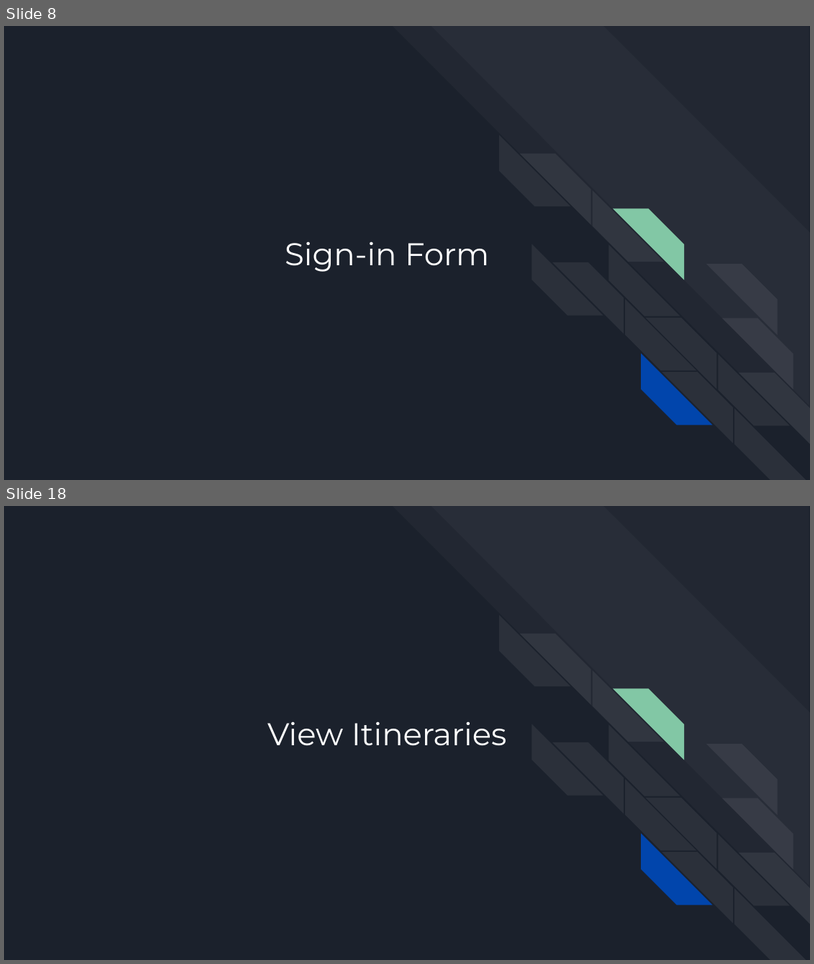
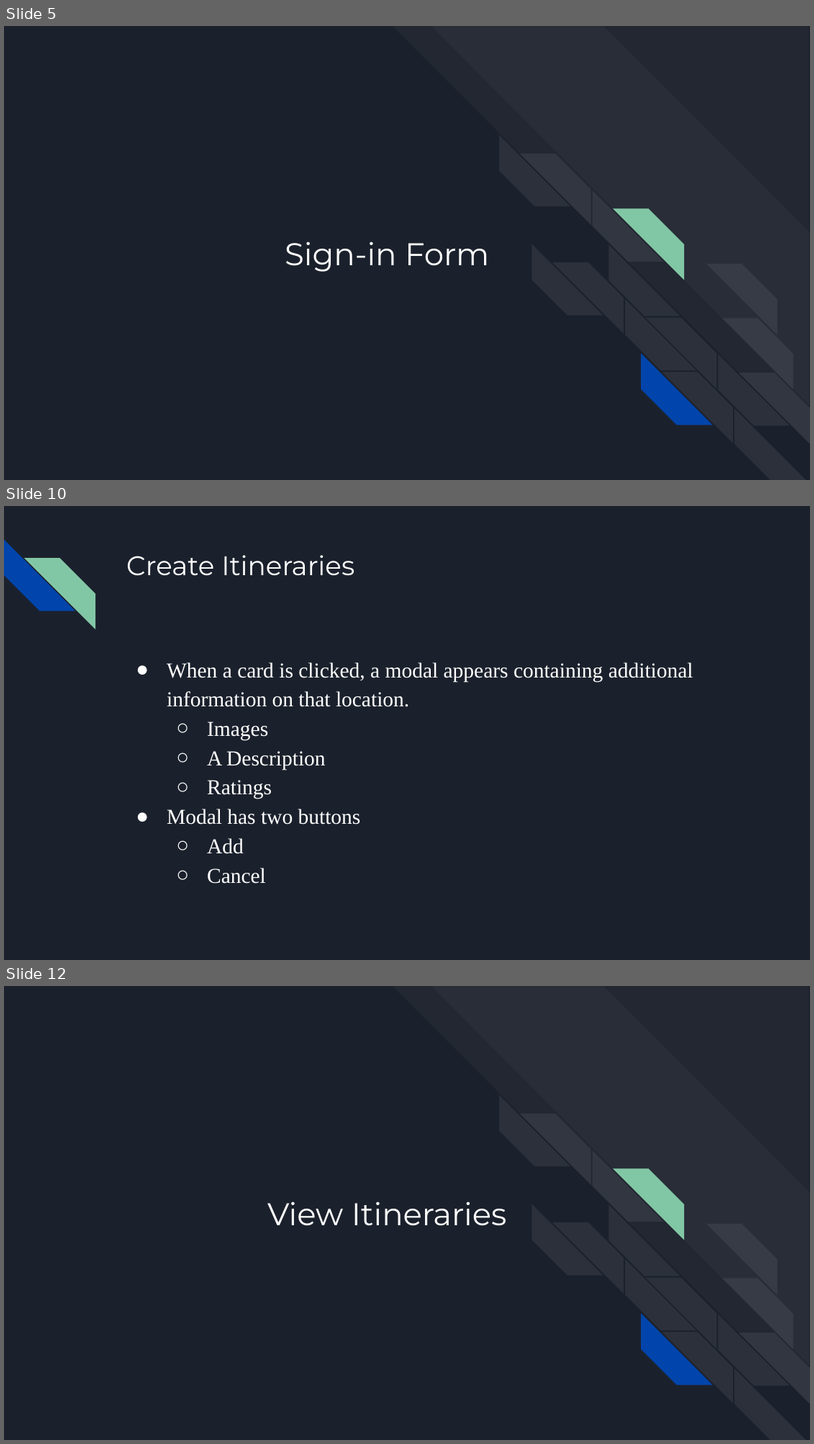
Before and after one commit to DustinWZook/Atlas-Itinerary, a slide deck: Documents/CSCI 4805 Project Requirements.pptx. Shown one above the other, each under a label of ours: slides 8 and 18 before the commit, slides 5, 10 and 12 after it; the slides between them are not shown. The pictures are 814x964 and 814x1444 pixels, drawn with LibreOffice and Linux fonts; fonts in the diff are those of the drawing. Boxes give left, top, right and bottom in pixels: in the first picture for what was removed or moved away, otherwise in the second. Text is boxed around its words. In the diff, an @@ line names an element or a change of style, - is before the commit and + after.

```diff
--- a/Documents/CSCI 4805 Project Requirements.pptx
+++ b/Documents/CSCI 4805 Project Requirements.pptx
@@ slide 10 added at [4,506,810,960], background #1B212C @@
@@ diag stripe added at [4,540,75,611], fill #0145AC @@
@@ diag stripe added at [24,558,95,628], fill #82C7A5 @@
@@ title added at [126,555,355,576], 24 pt, text #FFFFFF @@
+Create Itineraries
@@ text added at [167,662,694,883], 19 pt, text #FFFFFF @@
+● When a card is clicked, a modal appears containing additional information on that location.
+  ○ Images
+  ○ A Description
+  ○ Ratings
+● Modal has two buttons
+  ○ Add
+  ○ Cancel
@@ what was slide 8 is now slide 5 @@
@@ what was slide 18 is now slide 12 @@
```
Also in this commit, not shown: 2 slides changed, 7 other slides added, 18 slides removed.
